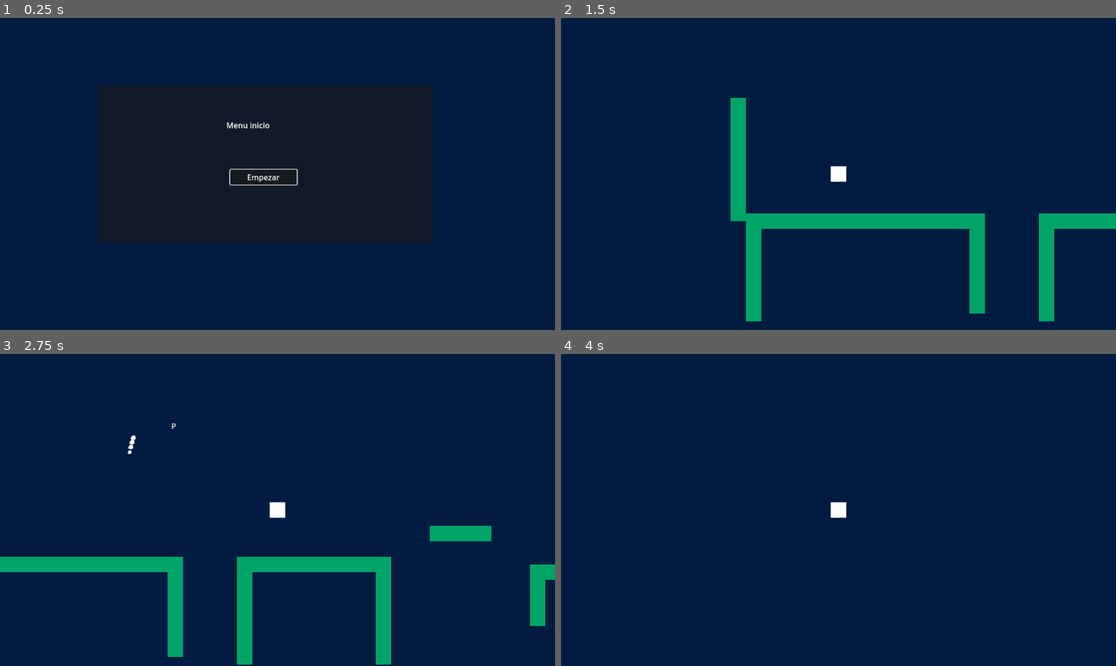
Above: before the commit, frames 1-4 (two rows, left to right).
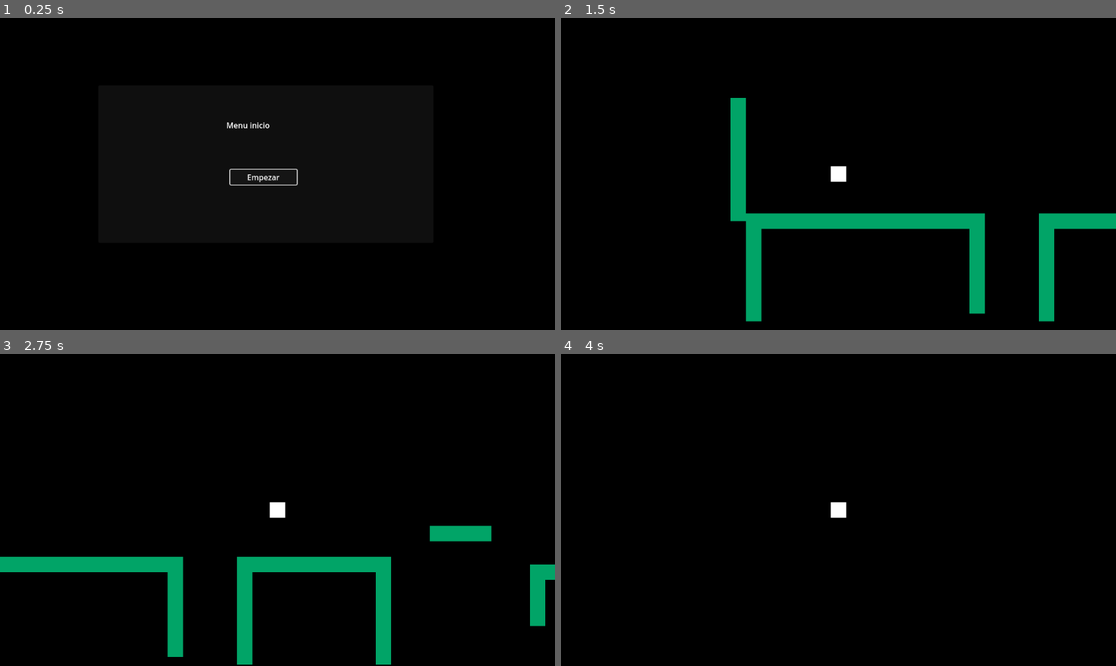
Above: after the commit, the same moments.

Repository: DEVizzent/mermelada-jam-2023
Game: Godot game, scene res://Inicio/StartMenu.tscn
Same seed, same stepped clock (60 frames per second), same inputs: the game is played once before the commit and once after it.
Inputs:
- Up to frame 1 (0.25 s): no input
- Up to frame 2 (1.5 s): click "Empezar" at 0.5 s; tap Enter (ui_accept) at 1.25 s; hold Right (ui_right) from 1.28 s (still down)
- Up to frame 3 (2.75 s): keep holding Right (ui_right); tap Enter (ui_accept) at 1.52, 2.27 s
- Up to frame 4 (4 s): release Right (ui_right) at 2.78 s; hold Left (ui_left) 2.78-3.53 s; hold Right (ui_right) from 3.53 s (still down); tap Enter (ui_accept) at 3.77 s

The runs differ from the first frame. In frame 1, 99% of the frame differs, in the area x 0-100%, y 0-100%; in frame 2, 94%; in frame 3, 93%; in frame 4, 100%.

Commit message:
correccions de estrella y spawner estrellas

Diff:
--- a/Levels/Level1/Level1.tscn
+++ b/Levels/Level1/Level1.tscn
@@ -1,10 +1,11 @@
-[gd_scene load_steps=8 format=3 uid="uid://ch4qu2cv74nik"]
+[gd_scene load_steps=9 format=3 uid="uid://ch4qu2cv74nik"]
 
 [ext_resource type="Texture2D" uid="uid://d0j3qvm306j4r" path="res://Levels/TilemapBase.png" id="1_830um"]
 [ext_resource type="Script" path="res://Levels/Level.gd" id="1_jfv7o"]
 [ext_resource type="PackedScene" uid="uid://c71545ntm6a25" path="res://Player/Player.tscn" id="2_y3ktd"]
 [ext_resource type="PackedScene" uid="uid://61rh154cdswe" path="res://StarsRain/StarsRain.tscn" id="3_4b7tw"]
 [ext_resource type="PackedScene" uid="uid://hop855rd06b8" path="res://Levels/LevelGoalArea.tscn" id="5_eqtli"]
+[ext_resource type="PackedScene" uid="uid://bueyv6qwi0jrw" path="res://StarsRain/EstrellaFugaz/SpawnerEstrellas/spawner_estrellas.tscn" id="6_gjp6n"]
 
 [sub_resource type="TileSetAtlasSource" id="TileSetAtlasSource_dhia0"]
 texture = ExtResource("1_830um")
@@ -54,7 +55,7 @@
 physics_layer_0/collision_mask = 7
 sources/0 = SubResource("TileSetAtlasSource_dhia0")
 
-[node name="Level1" type="Node2D"]
+[node name="Level1" type="Node2D" groups=["level"]]
 script = ExtResource("1_jfv7o")
 
 [node name="TileMap" type="TileMap" parent="."]
@@ -63,7 +64,7 @@
 format = 2
 layer_0/tile_data = PackedInt32Array(589822, 65536, 0, 655358, 65536, 1, 589823, 65536, 0, 655359, 65536, 1, 524288, 0, …(5835 unchanged characters)…
 
-[node name="Player" parent="." instance=ExtResource("2_y3ktd")]
+[node name="Player" parent="." groups=["player"] instance=ExtResource("2_y3ktd")]
 
 [node name="StarsRain" parent="." node_paths=PackedStringArray("positionReference") instance=ExtResource("3_4b7tw")]
 positionReference = NodePath("../Player")
@@ -72,3 +73,6 @@
 
 [node name="LevelGoalArea" parent="." instance=ExtResource("5_eqtli")]
 position = Vector2(1522, -44)
+
+[node name="SpawnerEstrellas" parent="." instance=ExtResource("6_gjp6n")]
+position = Vector2(2, -65)
--- a/Player/Player.tscn
+++ b/Player/Player.tscn
@@ -1,8 +1,7 @@
-[gd_scene load_steps=5 format=3 uid="uid://c71545ntm6a25"]
+[gd_scene load_steps=4 format=3 uid="uid://c71545ntm6a25"]
 
 [ext_resource type="Texture2D" uid="uid://db18t4hs7yvg0" path="res://Player/player.png" id="1_fgi2q"]
 [ext_resource type="Script" path="res://Player/Player.gd" id="1_jp80u"]
-[ext_resource type="PackedScene" uid="uid://bueyv6qwi0jrw" path="res://StarsRain/EstrellaFugaz/SpawnerEstrellas/spawner_estrellas.tscn" id="3_23f0u"]
 
 [sub_resource type="RectangleShape2D" id="RectangleShape2D_mcoms"]
 size = Vector2(26, 26)
@@ -19,6 +18,3 @@
 
 [node name="CollisionShape2D" type="CollisionShape2D" parent="."]
 shape = SubResource("RectangleShape2D_mcoms")
-
-[node name="SpawnerEstrellas" parent="." instance=ExtResource("3_23f0u")]
-position = Vector2(-1, -71)
--- a/StarsRain/EstrellaFugaz/SpawnerEstrellas/spawnerEstrellas.gd
+++ b/StarsRain/EstrellaFugaz/SpawnerEstrellas/spawnerEstrellas.gd
@@ -11,10 +11,13 @@
 	var y = randi_range(0,spawnArea.shape.get_rect().size.y)
 	x = x - (spawnArea.shape.get_rect().size.x/2)
 	y = y - (spawnArea.shape.get_rect().size.y/2)
-	return Vector2(x,y)
+	return Vector2(x,y) + spawnArea.global_position
 
 func spawn(letter:String):
 	var new_estrella = estrella.instantiate()
 	new_estrella.setText(letter)
 	new_estrella.posicion_inicial = _random_position_estrella()
-	add_child(new_estrella)
+	get_tree().get_first_node_in_group("level").add_child(new_estrella)
+
+func _process(delta):
+	position.x = get_tree().get_first_node_in_group("player").position.x
--- a/StarsRain/EstrellaFugaz/SpawnerEstrellas/spawner_estrellas.tscn
+++ b/StarsRain/EstrellaFugaz/SpawnerEstrellas/spawner_estrellas.tscn
@@ -3,12 +3,11 @@
 [ext_resource type="Script" path="res://StarsRain/EstrellaFugaz/SpawnerEstrellas/spawnerEstrellas.gd" id="1_thfew"]
 
 [sub_resource type="RectangleShape2D" id="RectangleShape2D_ppluw"]
-size = Vector2(855.75, 232.5)
+size = Vector2(422, 85.625)
 
 [node name="SpawnerEstrellas" type="Area2D"]
 script = ExtResource("1_thfew")
 
 [node name="CollisionShape2D" type="CollisionShape2D" parent="."]
-position = Vector2(0, -65.75)
 shape = SubResource("RectangleShape2D_ppluw")
 debug_color = Color(0.0784314, 0.811765, 0, 0.419608)
--- a/StarsRain/EstrellaFugaz/gpu_particles_2d_2.tscn
+++ b/StarsRain/EstrellaFugaz/gpu_particles_2d_2.tscn
@@ -1,6 +1,6 @@
 [gd_scene load_steps=3 format=3 uid="uid://drnpgr6u0plp"]
 
-[ext_resource type="Texture2D" uid="uid://dhvlyiax8heak" path="res://estrella_particula.png" id="1_k446e"]
+[ext_resource type="Texture2D" uid="uid://hbsfvyn0oyrv" path="res://StarsRain/EstrellaFugaz/estrella_particula.png" id="1_86drf"]
 
 [sub_resource type="ParticleProcessMaterial" id="ParticleProcessMaterial_kxhli"]
 lifetime_randomness = 0.13
@@ -16,7 +16,7 @@
 emitting = false
 amount = 3
 process_material = SubResource("ParticleProcessMaterial_kxhli")
-texture = ExtResource("1_k446e")
+texture = ExtResource("1_86drf")
 lifetime = 0.1
 one_shot = true
 explosiveness = 0.1
--- a/project.godot
+++ b/project.godot
@@ -61,4 +61,4 @@
 
 renderer/rendering_method="gl_compatibility"
 renderer/rendering_method.mobile="gl_compatibility"
-environment/defaults/default_clear_color=Color(0.00392157, 0.109804, 0.25098, 1)
+environment/defaults/default_clear_color=Color(0, 0, 0, 1)
